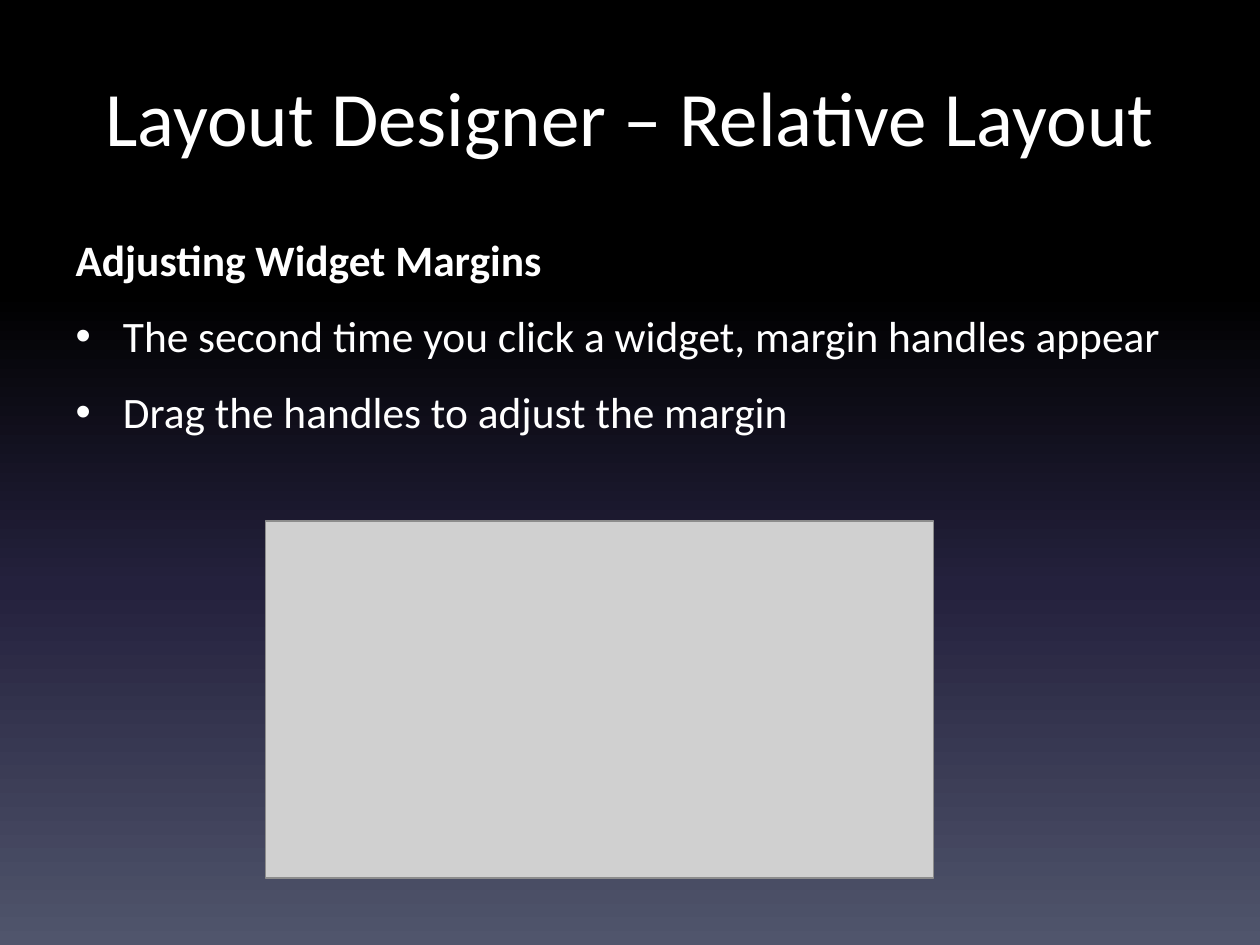
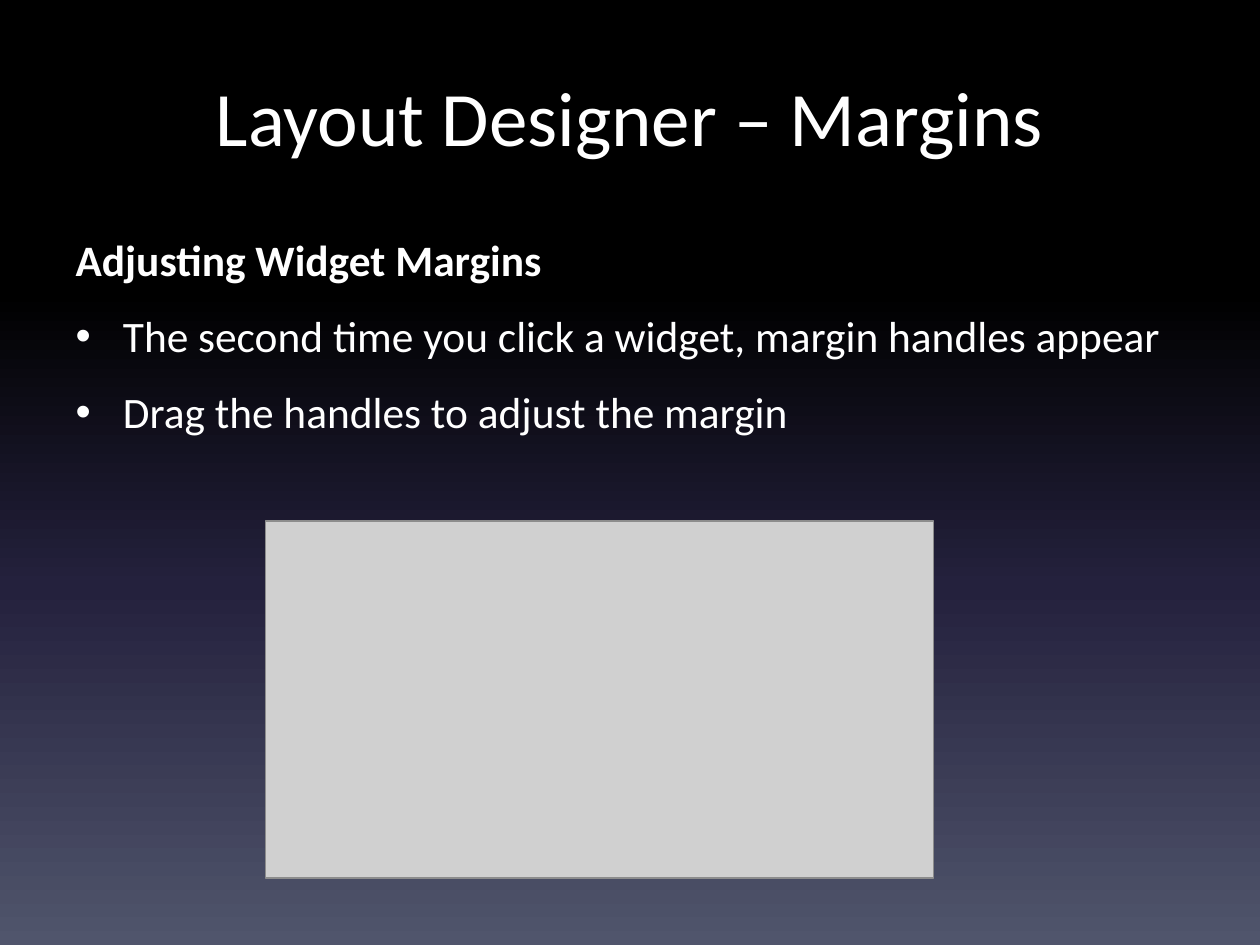
Before and after one commit to LCC-CIT/CS235AM-CourseMaterials, a slide deck: slide 16 of Slides/Wk4Day1-UI Layouts and Orientation.pptx (slide 15 before the commit). Drawn at 1260x945 pixels with LibreOffice and Linux fonts; fonts in the diff are those of the drawing; grey boxes stand for pictures. Boxes give left, top, right and bottom in pixels: in the first picture for what was removed or moved away, otherwise in the second. Text is boxed around its words. In the diff, an @@ line names an element or a change of style, - is before the commit and + after.

Commit message:
Finished section on the relative layout designer

```diff
--- a/Slides/Wk4Day1-UI Layouts and Orientation.pptx
+++ b/Slides/Wk4Day1-UI Layouts and Orientation.pptx
@@ title at [216, 93, 1043, 160]: text changed @@
-Layout Designer – Relative Layout
+Layout Designer – Margins
```
Also in this commit, not shown: 2 other slides changed, 1 slide added, 1 other file.
